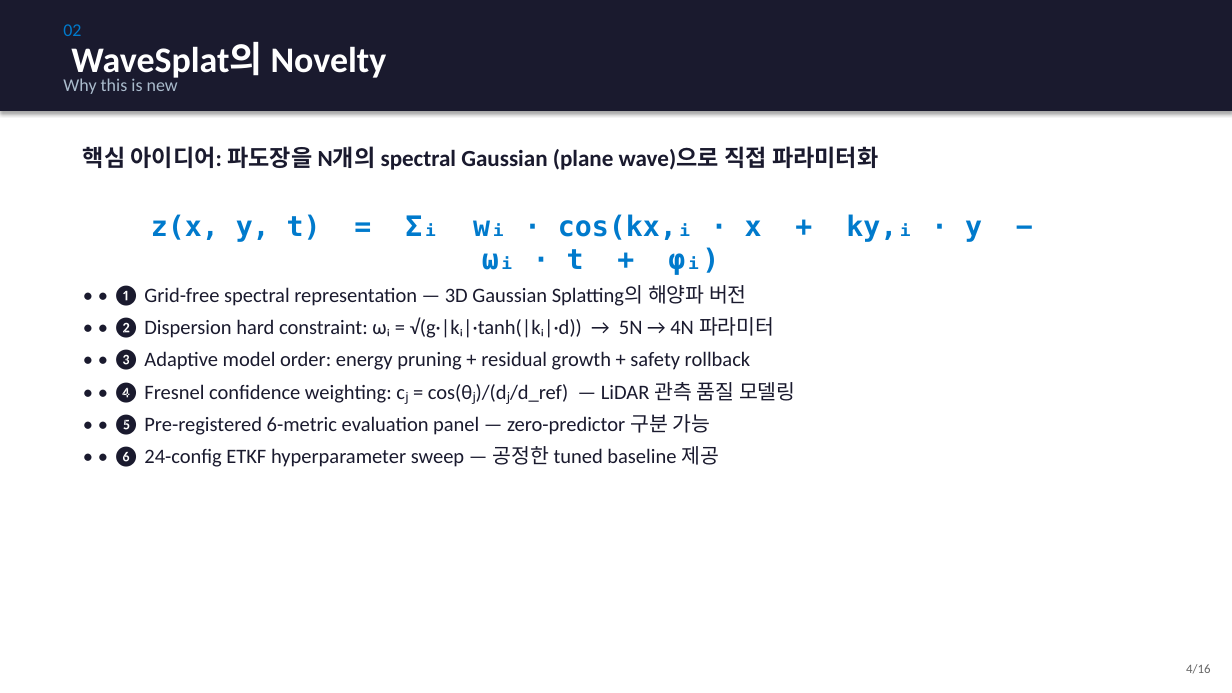
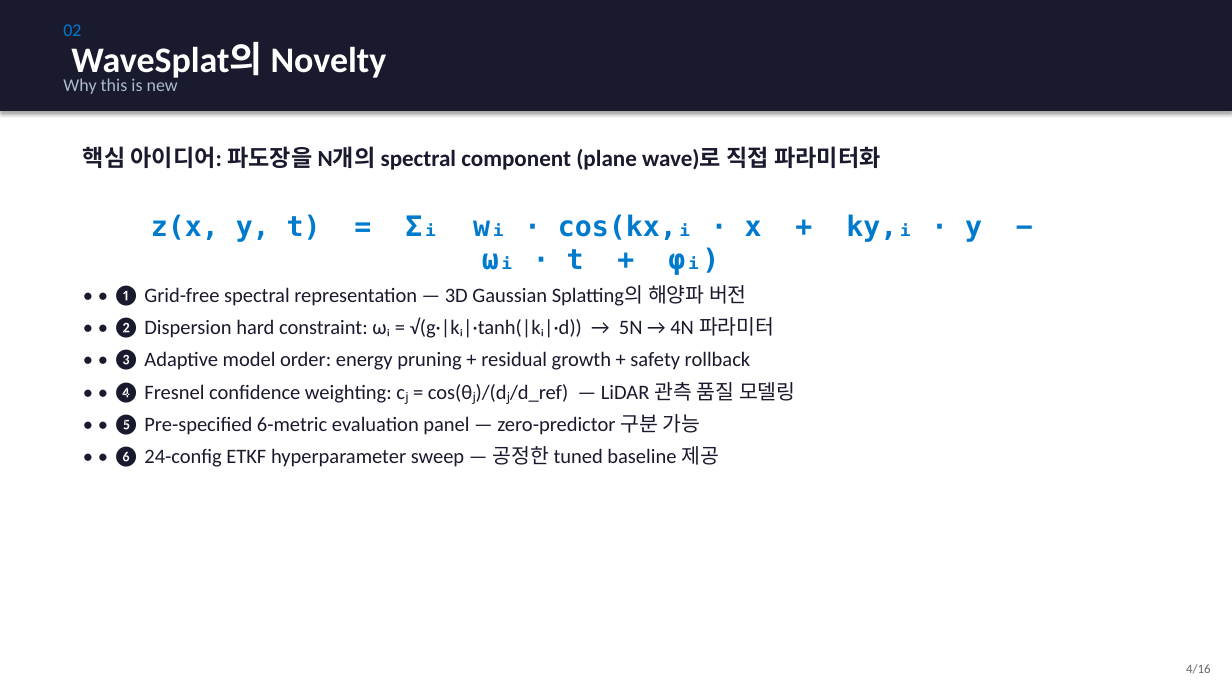
Before and after one commit to SAEYONGPARK94/wavesplat, a slide deck: slide 4 of wavesplat/docs/labmeeting_wavesplat.pptx. Drawn at 1232x693 pixels with LibreOffice and Linux fonts; fonts in the diff are those of the drawing. Boxes give left, top, right and bottom in pixels: in the first picture for what was removed or moved away, otherwise in the second. Text is boxed around its words. In the diff, an @@ line names an element or a change of style, - is before the commit and + after.

```diff
--- a/wavesplat/docs/labmeeting_wavesplat.pptx
+++ b/wavesplat/docs/labmeeting_wavesplat.pptx
@@ text at [83,146,880,170]: text changed @@
-핵심 아이디어: 파도장을 N개의 spectral Gaussian (plane wave)으로 직접 파라미터화
+핵심 아이디어: 파도장을 N개의 spectral component (plane wave)로 직접 파라미터화
@@ text at [113,414,701,437]: text changed @@
-• • ❺ Pre-registered 6-metric evaluation panel — zero-predictor 구분 가능
+• • ❺ Pre-specified 6-metric evaluation panel — zero-predictor 구분 가능
```
Also in this commit, not shown: 4 other slides changed, 2 slides removed, 1 other file.
